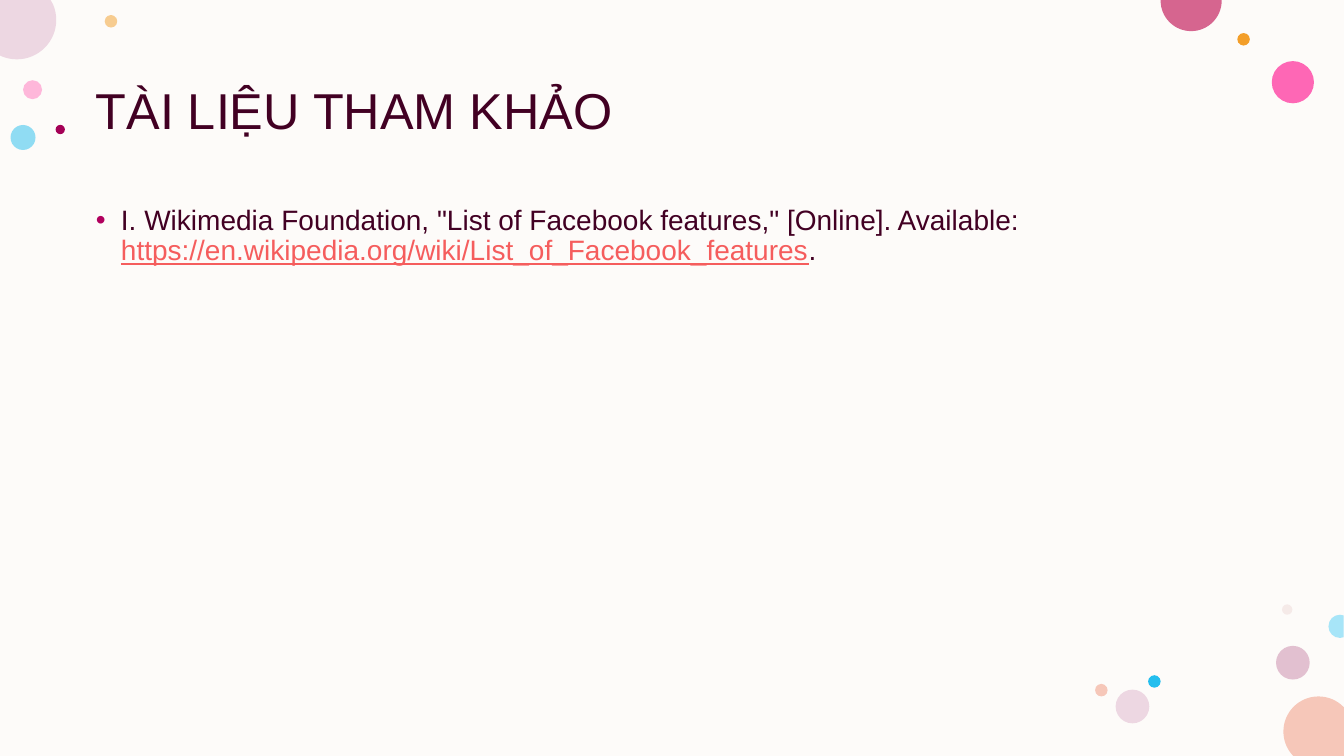
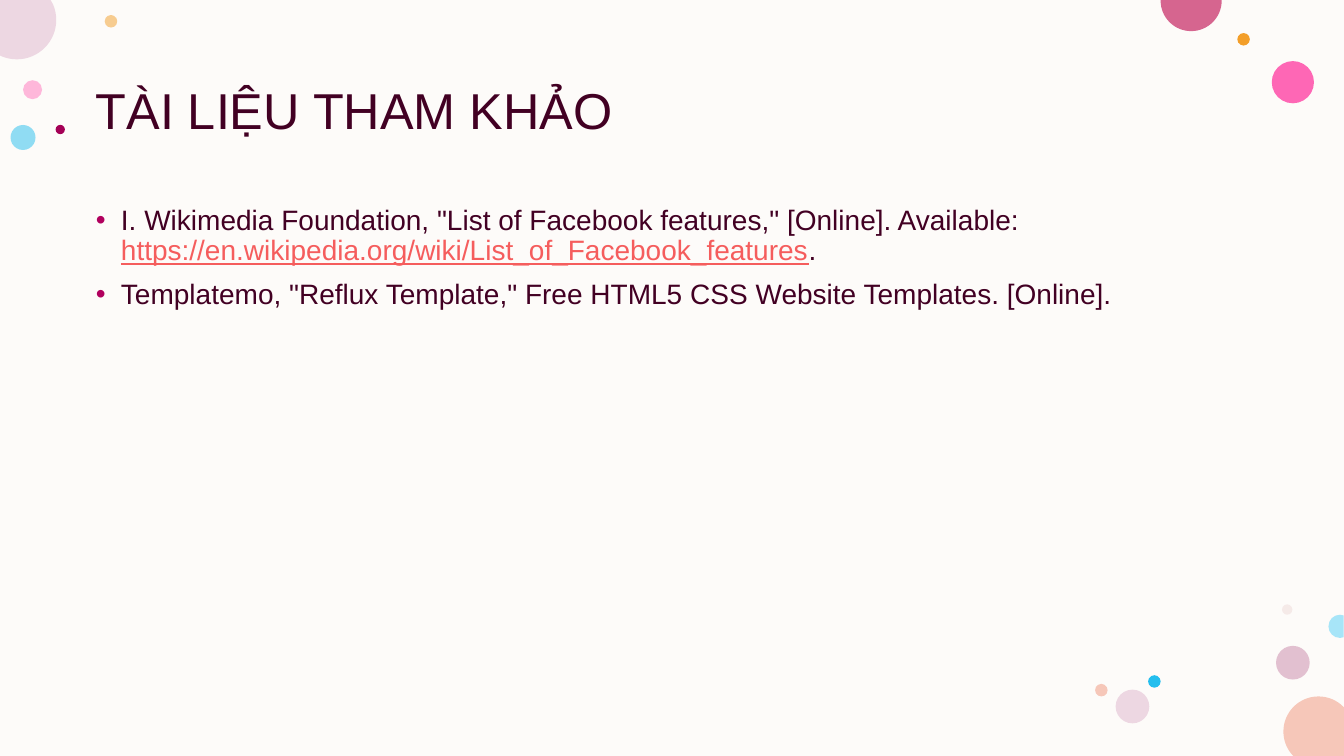
Before and after one commit to trandinhlam/document, a slide deck: slide 31 of CSDLNangCao/DoAnCaiDat/csdl_seminar_slide.pptx. Drawn at 1344x756 pixels with LibreOffice and Linux fonts; fonts in the diff are those of the drawing. Boxes give left, top, right and bottom in pixels: in the first picture for what was removed or moved away, otherwise in the second. Text is boxed around its words. In the diff, an @@ line names an element or a change of style, - is before the commit and + after.

Commit message:
update slide+report

```diff
--- a/CSDLNangCao/DoAnCaiDat/csdl_seminar_slide.pptx
+++ b/CSDLNangCao/DoAnCaiDat/csdl_seminar_slide.pptx
@@ text at (121,283,1111,310): paragraph added @@
+• Templatemo, "Reflux Template," Free HTML5 CSS Website Templates. [Online].
```
Also in this commit, not shown: 1 other file.
